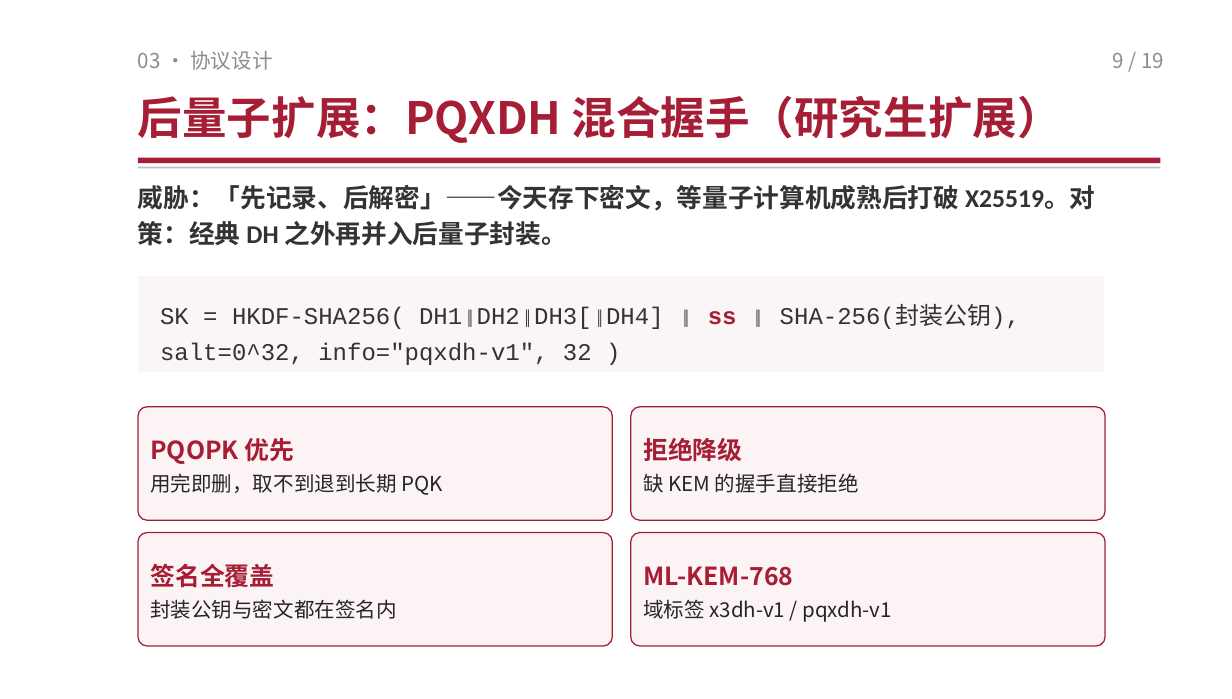
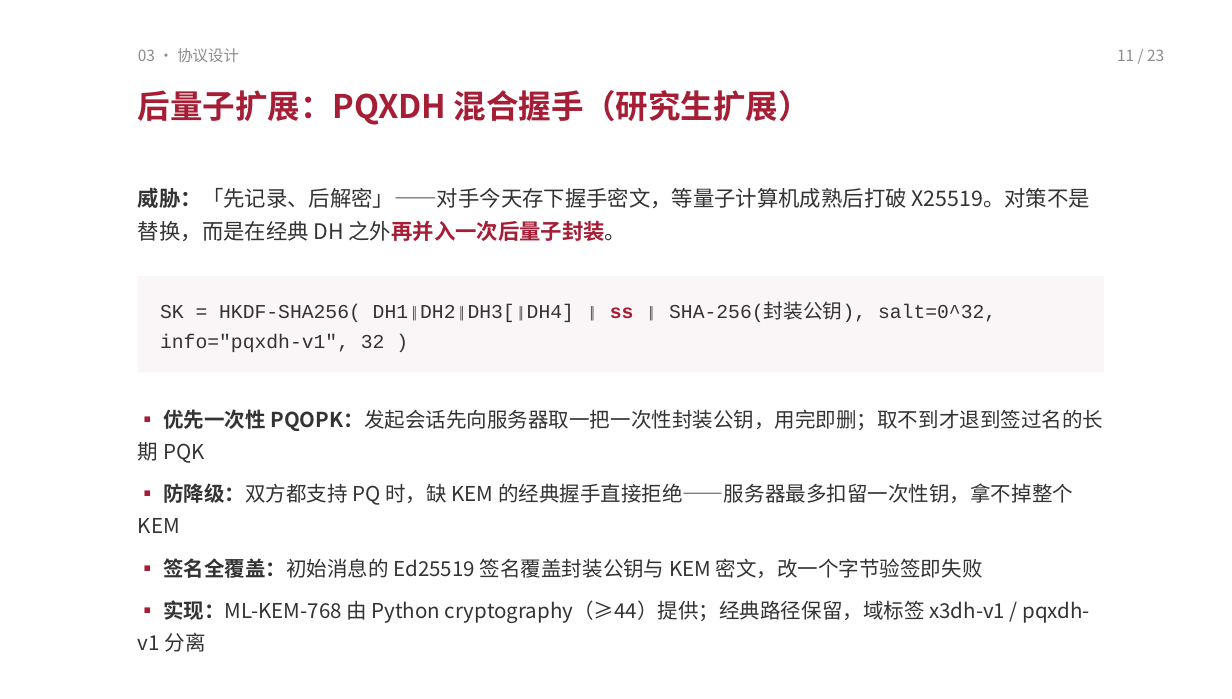
Before and after one commit to TomHaoZi/ECNUchat, a slide deck: slide 11 of 中期汇报/ECNUchat-中期汇报.pptx (slide 9 before the commit). Drawn at 1232x699 pixels with LibreOffice and Linux fonts; fonts in the diff are those of the drawing. Boxes give left, top, right and bottom in pixels: in the first picture for what was removed or moved away, otherwise in the second. Text is boxed around its words. In the diff, an @@ line names an element or a change of style, - is before the commit and + after.

```diff
--- a/中期汇报/ECNUchat-中期汇报.pptx
+++ b/中期汇报/ECNUchat-中期汇报.pptx
@@ text "03 · 协议设计" at bbox=[138, 48, 239, 62]: size 12 to 9 pt @@
@@ text at bbox=[1117, 49, 1164, 61]: text changed; size 12 to 9 pt @@
-9 / 19
+11 / 23
@@ text "后量子扩展：PQXDH 混合握手（研究生扩展）" at bbox=[138, 90, 811, 125]: size 26 to 19 pt @@
@@ rectangle removed at bbox=[138, 158, 1161, 163] @@
@@ rectangle removed at bbox=[138, 166, 1161, 168] @@
@@ text at bbox=[138, 188, 1090, 241]: text changed; size 15 to 12.5 pt; font Calibri to Noto Sans CJK SC; bold off @@
-威胁：「先记录、后解密」——今天存下密文，等量子计算机成熟后打破 X25519。对策：经典 DH 之外再并入后量子封装。
+威胁：「先记录、后解密」——对手今天存下握手密文，等量子计算机成熟后打破 X25519。对策不是替换，而是在经典 DH 之外再并入一次后量子封装。
@@ text "SK = HKDF-SHA256( DH1‖DH2‖DH3[‖DH4] ‖ ..." at bbox=[160, 301, 996, 352]: size 14 to 11.5 pt @@
@@ rounded rectangle removed at bbox=[138, 407, 612, 520] @@
-PQOPK 优先
-用完即删，取不到退到长期 PQK
@@ text added at bbox=[138, 409, 1104, 652], 12 pt, text #333333 @@
+▪ 优先一次性 PQOPK：发起会话先向服务器取一把一次性封装公钥，用完即删；取不到才退到签过名的长期 PQK
+▪ 防降级：双方都支持 PQ 时，缺 KEM 的经典握手直接拒绝——服务器最多扣留一次性钥，拿不掉整个 KEM
+▪ 签名全覆盖：初始消息的 Ed25519 签名覆盖封装公钥与 KEM 密文，改一个字节验签即失败
+▪ 实现：ML-KEM-768 由 Python cryptography（≥44）提供；经典路径保留，域标签 x3dh-v1 / pqxdh-v1 分离
@@ rounded rectangle removed at bbox=[631, 407, 1105, 520] @@
-拒绝降级
-缺 KEM 的握手直接拒绝
@@ rounded rectangle removed at bbox=[138, 532, 612, 646] @@
-签名全覆盖
-封装公钥与密文都在签名内
@@ rounded rectangle removed at bbox=[631, 532, 1105, 646] @@
-ML-KEM-768
-域标签 x3dh-v1 / pqxdh-v1
```
Also in this commit, not shown: 16 other slides changed, 4 slides added, 3 other files.
